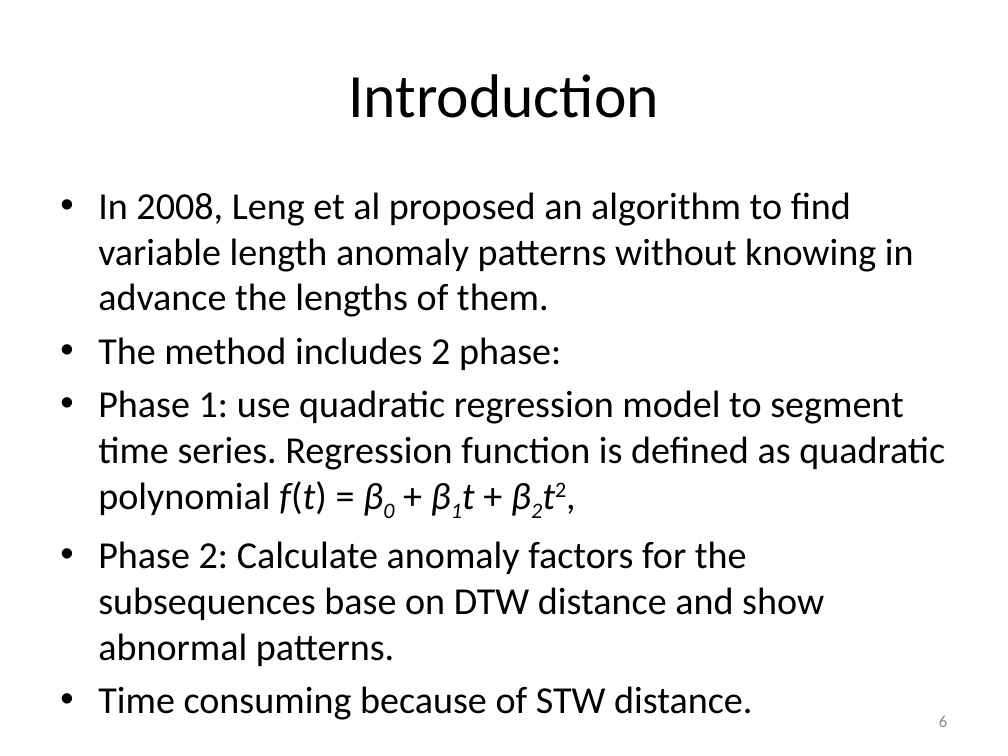
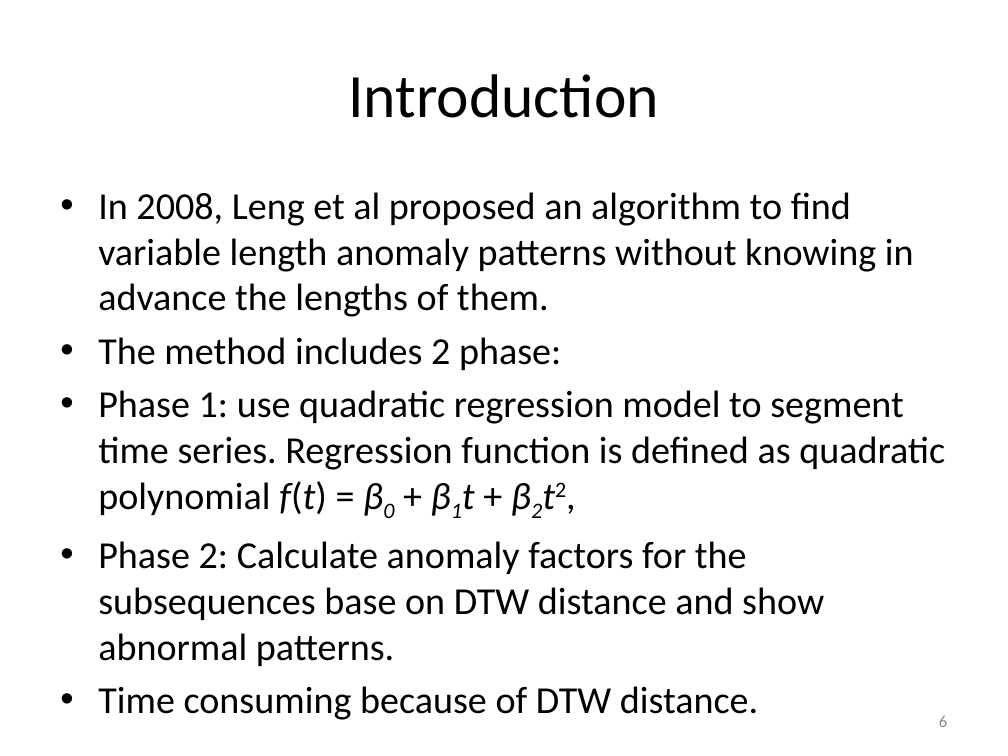
Before and after one commit to vyngo/caohoc-project-name, a slide deck: slide 6 of Report/pre.pptx. Drawn at 1008x756 pixels with LibreOffice and Linux fonts; fonts in the diff are those of the drawing. Boxes give left, top, right and bottom in pixels: in the first picture for what was removed or moved away, otherwise in the second. Text is boxed around its words. In the diff, an @@ line names an element or a change of style, - is before the commit and + after.

```diff
--- a/Report/pre.pptx
+++ b/Report/pre.pptx
@@ text at [98, 686, 758, 720]: text changed @@
-• Time consuming because of STW distance.
+• Time consuming because of DTW distance.
```
Also in this commit, not shown: 15 other slides changed.
